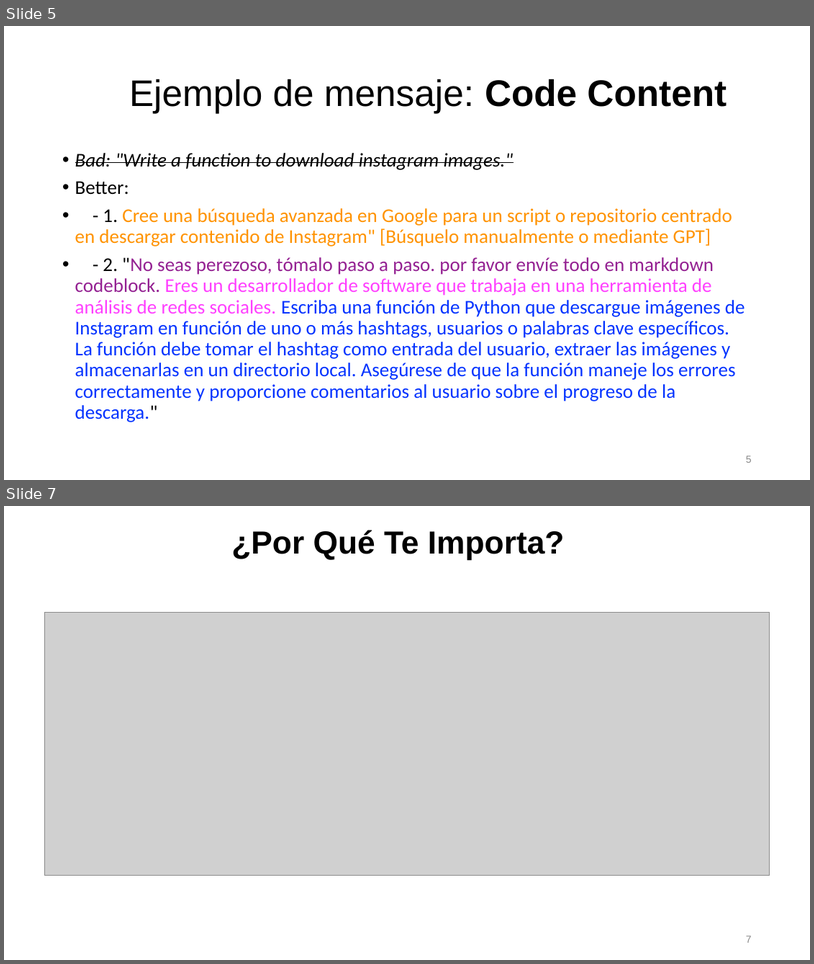
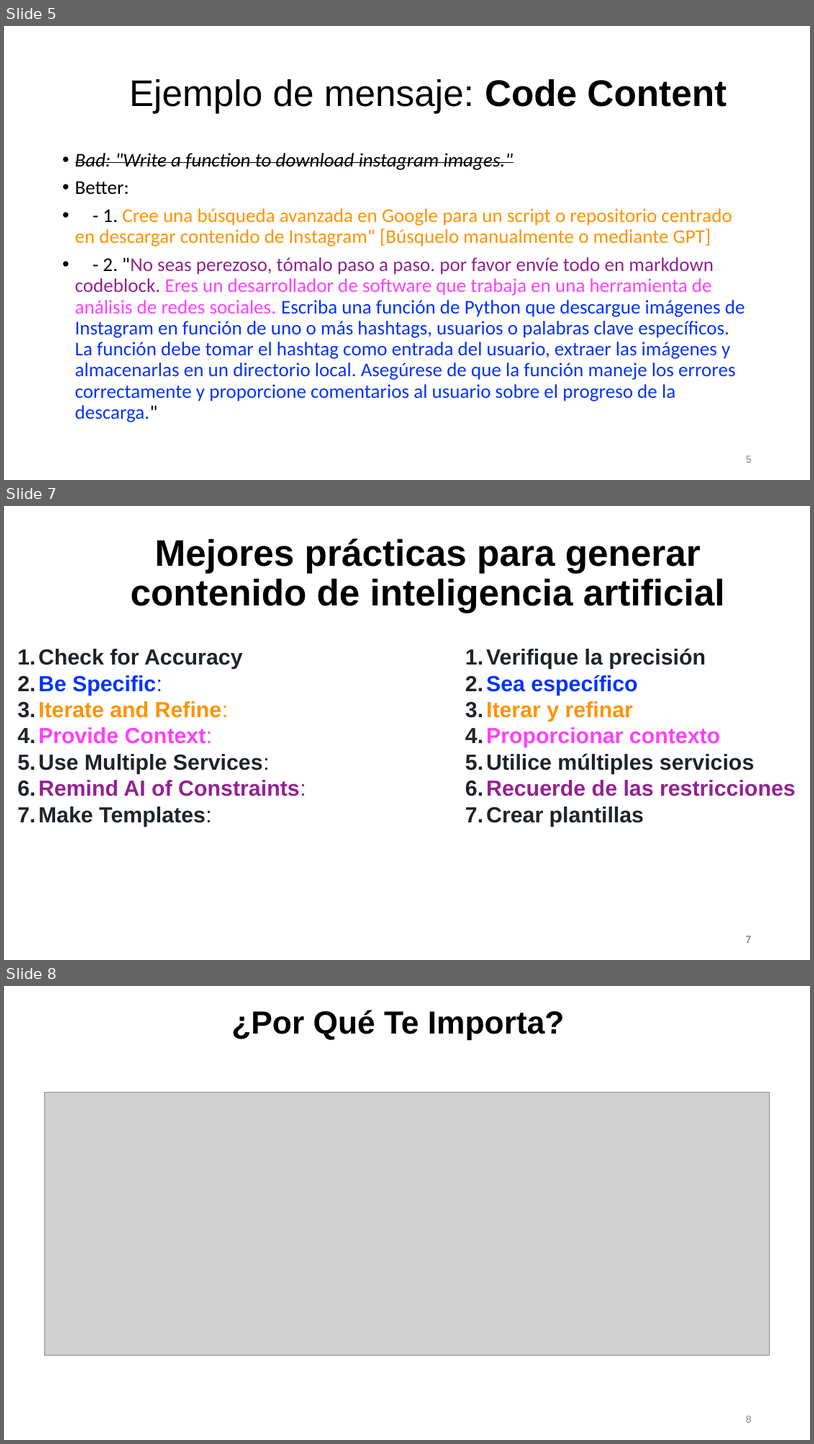
Before and after one commit to irregularchat/Counter_Malign_Information_Training, a slide deck: Counter_Malign_Information/4-Implement-For_Instructors/Lesson_Plans/Lesson_01-Creating_Synthetic_Content/Audio_Visual-Template/Lesson_Slide-Create_AI_Content-Spanish.pptx. Shown one above the other, each under a label of ours: slides 5 and 7 before the commit, slides 5, 7 and 8 after it; the slides between them are not shown. The pictures are 814x964 and 814x1444 pixels, drawn with LibreOffice and Linux fonts; fonts in the diff are those of the drawing; grey boxes stand for pictures. Boxes give left, top, right and bottom in pixels: in the first picture for what was removed or moved away, otherwise in the second. Text is boxed around its words. In the diff, an @@ line names an element or a change of style, - is before the commit and + after.

Commit message:
added check on learning question at the end

```diff
--- a/Counter_Malign_Information/4-Implement-For_Instructors/Lesson_Plans/Lesson_01-Creating_Synthetic_Content/Audio_Visual-Template/Lesson_Slide-Create_AI_Content-Spanish.pptx
+++ b/Counter_Malign_Information/4-Implement-For_Instructors/Lesson_Plans/Lesson_01-Creating_Synthetic_Content/Audio_Visual-Template/Lesson_Slide-Create_AI_Content-Spanish.pptx
@@ slide 7 added at (x1=4, y1=506, x2=810, y2=960), background #FFFFFF @@
@@ title added at (x1=131, y1=538, x2=725, y2=613), 44 pt, text #000000, bold @@
+Mejores prácticas para generar contenido de inteligencia artificial
@@ text added at (x1=39, y1=649, x2=306, y2=826), 26 pt, text #1F2328, bold @@
+1. Check for Accuracy
+2. Be Specific:
+3. Iterate and Refine:
+4. Provide Context:
+5. Use Multiple Services:
+6. Remind AI of Constraints:
+7. Make Templates:
@@ text added at (x1=486, y1=648, x2=796, y2=826), 26 pt, text #1F2328, bold @@
+1. Verifique la precisión
+2. Sea específico
+3. Iterar y refinar
+4. Proporcionar contexto
+5. Utilice múltiples servicios
+6. Recuerde de las restricciones
+7. Crear plantillas
@@ page number added at (x1=743, y1=931, x2=756, y2=947), 12 pt, text #888888 @@
+7
@@ page number added at (x1=746, y1=935, x2=751, y2=942), 12 pt, text #888888 @@
+7
@@ what was slide 7 is now slide 8 @@
@@ page number at (x1=746, y1=1415, x2=752, y2=1422): text changed @@
-7
+8
```
Also in this commit, not shown: 1 slide changed, 1 other slide added, 2 other files.
